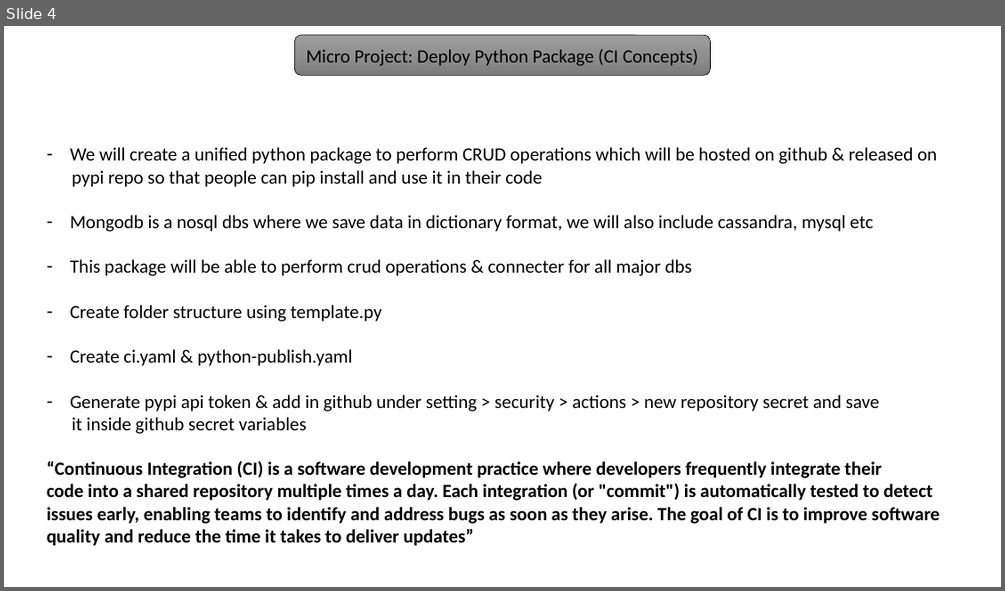
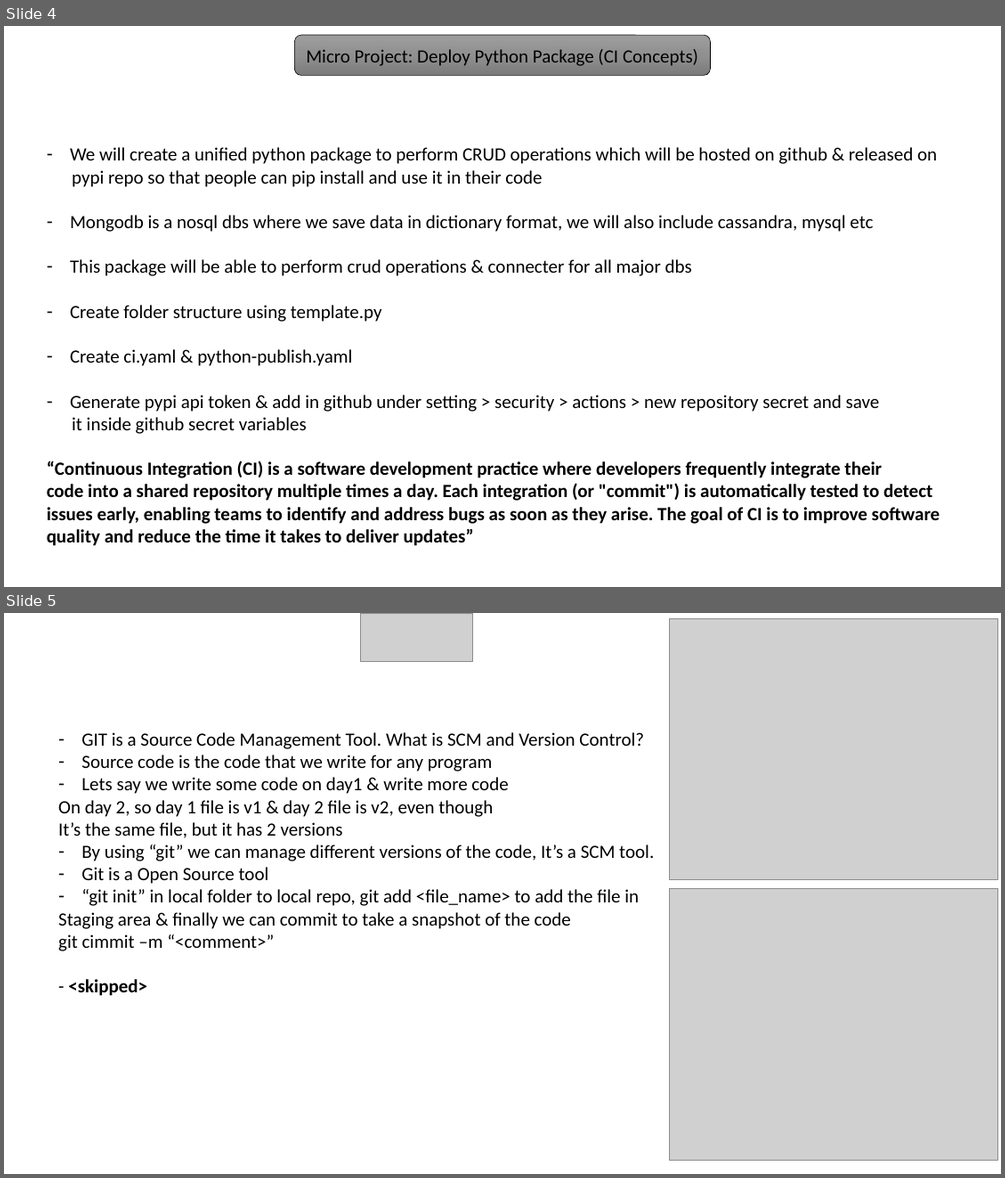
Before and after one commit to iamprashantjain/end-to-end-used-car-price-prediction, a slide deck: MLOps1.pptx. Shown one above the other, each under a label of ours: slide 4 before the commit, slides 4 and 5 after it. The pictures are 1005x591 and 1005x1178 pixels, drawn with LibreOffice and Linux fonts; fonts in the diff are those of the drawing; grey boxes stand for pictures. Boxes give left, top, right and bottom in pixels: in the first picture for what was removed or moved away, otherwise in the second. Text is boxed around its words. In the diff, an @@ line names an element or a change of style, - is before the commit and + after.

```diff
--- a/MLOps1.pptx
+++ b/MLOps1.pptx
@@ slide 5 added at box(4, 613, 1001, 1174), background #FFFFFF @@
@@ picture added at box(361, 613, 473, 662) @@
@@ picture added at box(670, 618, 997, 880) @@
@@ text added at box(58, 732, 654, 996), 18 pt, text #000000 @@
+– GIT is a Source Code Management Tool. What is SCM and Version Control?
+– Source code is the code that we write for any program
+– Lets say we write some code on day1 & write more code
+On day 2, so day 1 file is v1 & day 2 file is v2, even though
+It’s the same file, but it has 2 versions
+– By using “git” we can manage different versions of the code, It’s a SCM tool.
+– Git is a Open Source tool
+– “git init” in local folder to local repo, git add <file_name> to add the file in
+Staging area & finally we can commit to take a snapshot of the code
+git cimmit –m “<comment>”
+- <skipped>
@@ picture added at box(670, 888, 997, 1159) @@
```
Also in this commit, not shown: 2 slides changed, 5 other slides added, 6 other files.
